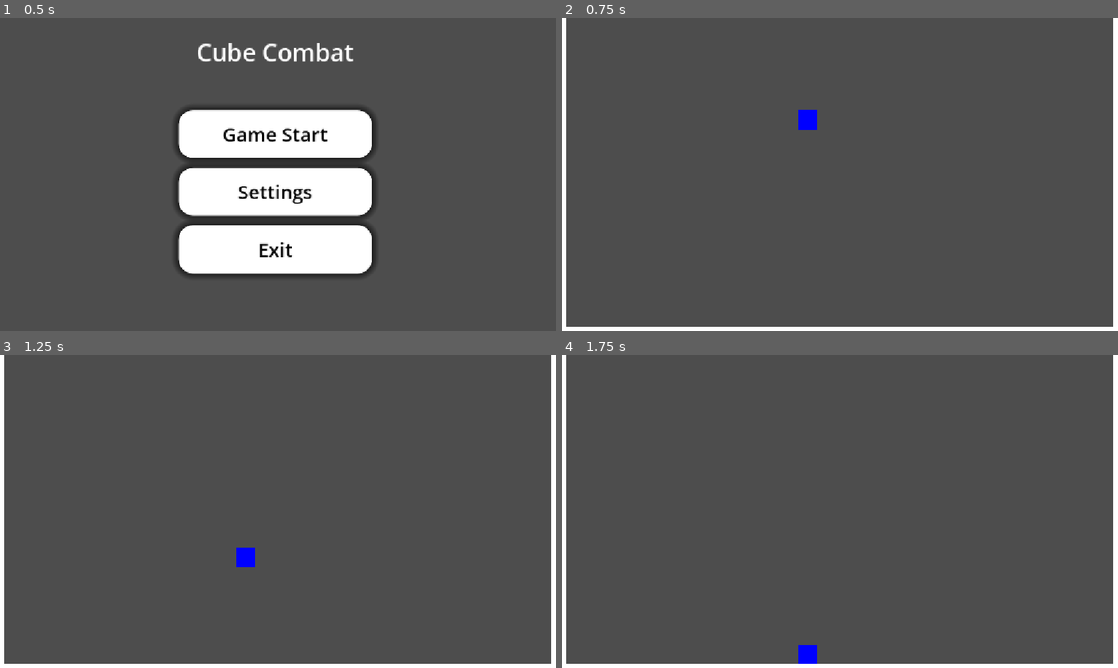
Above: before the commit, frames 1-4 (two rows, left to right).
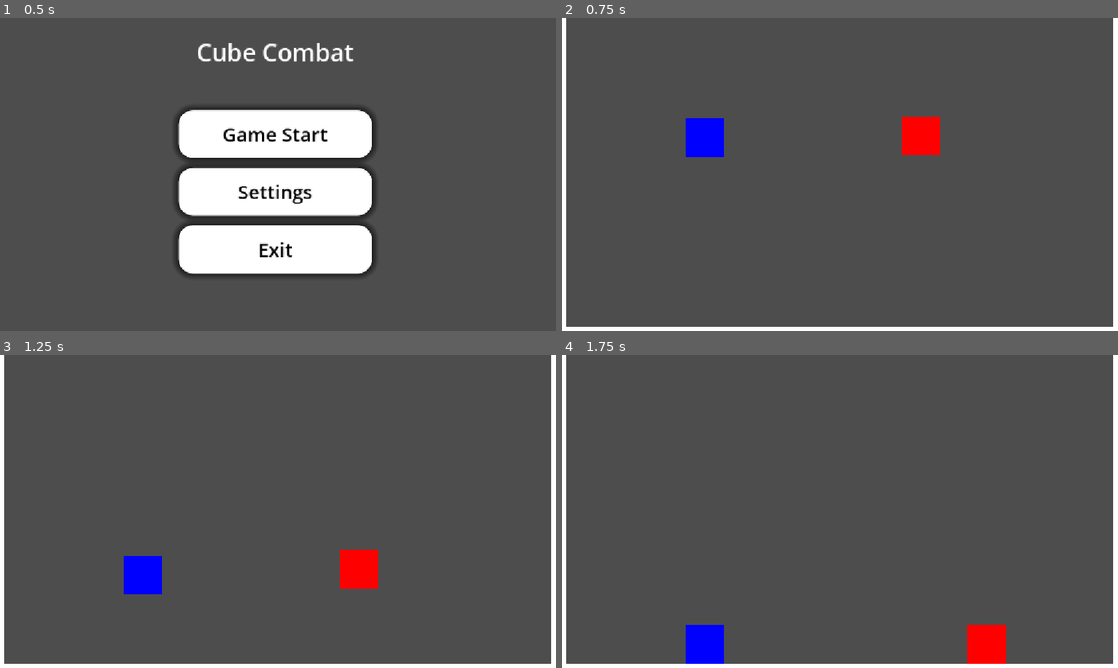
Above: after the commit, the same moments.

Repository: fkm-X3/Games-lib
Game: Godot game, scene res://main_menu.tscn
The game is run twice, just before and just after one commit, with the same random seed, the same clock (stepped at 60 frames per second) and the same inputs.
Inputs:
- Up to frame 1 (0.5 s): no input
- Up to frame 2 (0.75 s): click "Game Start" at 0.5 s
- Up to frame 3 (1.25 s): no input
- Up to frame 4 (1.75 s): hold Right (ui_right) from 1.28 s (still down); tap E (attack_1) at 1.35 s; tap Space (move_jump) at 1.52 s

Frame 1 is identical in both runs. In frame 2, 1.9% of the frame differs, in the area x 22-68%, y 29-45%; in frame 3, 1.9%; in frame 4, 1.9%, in the area x 22-80%, y 86-99%.

Commit message:
Placeholder AI

Diff:
--- /dev/null
+++ b/Cube-Combat/Scene/Game/Cubes/AI-player.tscn
@@ -0,0 +1,21 @@
+[gd_scene format=3 uid="uid://cnqu7wd6mell7"]
+
+[ext_resource type="Script" uid="uid://1qbnsaql1nyr" path="res://Scene/Game/Cubes/ai-player.gd" id="1_n35m6"]
+
+[sub_resource type="RectangleShape2D" id="RectangleShape2D_g4v7s"]
+size = Vector2(40, 40)
+
+[node name="AiPlayer" type="Node2D" unique_id=137279331]
+
+[node name="CharacterBody2D" type="CharacterBody2D" parent="." unique_id=408224925]
+scale = Vector2(2, 2)
+script = ExtResource("1_n35m6")
+
+[node name="CollisionShape2D" type="CollisionShape2D" parent="CharacterBody2D" unique_id=322206892]
+position = Vector2(20, 20)
+shape = SubResource("RectangleShape2D_g4v7s")
+
+[node name="ColorRect" type="ColorRect" parent="CharacterBody2D" unique_id=510728837]
+offset_right = 40.0
+offset_bottom = 40.0
+color = Color(1, 0, 0, 1)
--- /dev/null
+++ b/Cube-Combat/Scene/Game/Cubes/ai-player.gd
@@ -0,0 +1,25 @@
+extends CharacterBody2D
+
+
+const SPEED = 300.0
+const JUMP_VELOCITY = -600.0
+
+
+func _physics_process(delta: float) -> void:
+	# Add the gravity.
+	if not is_on_floor():
+		velocity += get_gravity() * delta
+
+	# Handle jump.
+	if Input.is_action_just_pressed("ui_up") and is_on_floor():
+		velocity.y = JUMP_VELOCITY
+
+	# Get the input direction and handle the movement/deceleration.
+	# As good practice, you should replace UI actions with custom gameplay actions.
+	var direction := Input.get_axis("ui_left", "ui_right")
+	if direction:
+		velocity.x = direction * SPEED
+	else:
+		velocity.x = move_toward(velocity.x, 0, SPEED)
+
+	move_and_slide()
--- a/Cube-Combat/Scene/Game/player.gd
+++ b/Cube-Combat/Scene/Game/Cubes/player.gd
@@ -7,6 +7,10 @@
 
 # Track if the player is currently locked in an attack animation
 var is_attacking: bool = false
+
+func _process(delta):
+	if Input.is_action_just_pressed("quit_match"):
+		get_tree().change_scene_to_file("res://main_menu.tscn")
 
 func _physics_process(delta: float) -> void:
 	# Apply Gravity (still applies while attacking so you can fall/jump-attack)
--- a/Cube-Combat/Scene/Game/player.tscn
+++ b/Cube-Combat/Scene/Game/Cubes/player.tscn
@@ -1,6 +1,6 @@
 [gd_scene format=3 uid="uid://ckudr8chj1kgo"]
 
-[ext_resource type="Script" uid="uid://80kl10p8d3vr" path="res://Scene/Game/player.gd" id="1_4flbx"]
+[ext_resource type="Script" uid="uid://80kl10p8d3vr" path="res://Scene/Game/Cubes/player.gd" id="1_4flbx"]
 
 [sub_resource type="RectangleShape2D" id="RectangleShape2D_yf5fn"]
 size = Vector2(40, 40)
@@ -8,6 +8,7 @@
 [node name="Player" type="Node2D" unique_id=181259765]
 
 [node name="Player" type="CharacterBody2D" parent="." unique_id=997201221]
+scale = Vector2(2, 2)
 script = ExtResource("1_4flbx")
 
 [node name="CollisionShape2D" type="CollisionShape2D" parent="Player" unique_id=1147482345]
--- a/Cube-Combat/Scene/Game/main.tscn
+++ b/Cube-Combat/Scene/Game/main.tscn
@@ -1,6 +1,7 @@
 [gd_scene format=3 uid="uid://cqow47bch5ocs"]
 
-[ext_resource type="PackedScene" uid="uid://ckudr8chj1kgo" path="res://Scene/Game/player.tscn" id="1_f4tam"]
+[ext_resource type="PackedScene" uid="uid://ckudr8chj1kgo" path="res://Scene/Game/Cubes/player.tscn" id="1_f4tam"]
+[ext_resource type="PackedScene" uid="uid://cnqu7wd6mell7" path="res://Scene/Game/Cubes/AI-player.tscn" id="2_lwxd5"]
 
 [sub_resource type="RectangleShape2D" id="RectangleShape2D_g4v7s"]
 size = Vector2(53.161312, 8.312637)
@@ -48,5 +49,8 @@
 offset_right = 40.0
 offset_bottom = 40.0
 
-[node name="Node2D" parent="." unique_id=181259765 instance=ExtResource("1_f4tam")]
-position = Vector2(488, 176)
+[node name="player" parent="." unique_id=181259765 instance=ExtResource("1_f4tam")]
+position = Vector2(256, 192)
+
+[node name="AiPlayer" parent="." unique_id=137279331 instance=ExtResource("2_lwxd5")]
+position = Vector2(704, 192)
--- a/Cube-Combat/project.godot
+++ b/Cube-Combat/project.godot
@@ -48,6 +48,11 @@
 "events": [Object(InputEventKey,"resource_local_to_scene":false,"resource_name":"","device":-1,"window_id":0,"alt_press …(192 unchanged characters)…
 ]
 }
+quit_match={
+"deadzone": 0.2,
+"events": [Object(InputEventKey,"resource_local_to_scene":false,"resource_name":"","device":-1,"window_id":0,"alt_pressed":false,"shift_pressed":false,"ctrl_pressed":false,"meta_pressed":false,"pressed":false,"keycode":0,"physical_keycode":4194305,"key_label":0,"unicode":0,"location":0,"echo":false,"script":null)
+]
+}
 
 [physics]
 
Not shown, added: Cube-Combat/Scene/Game/Cubes/ai-player.gd.uid
Renamed: Cube-Combat/Scene/Game/player.gd.uid -> Cube-Combat/Scene/Game/Cubes/player.gd.uid
